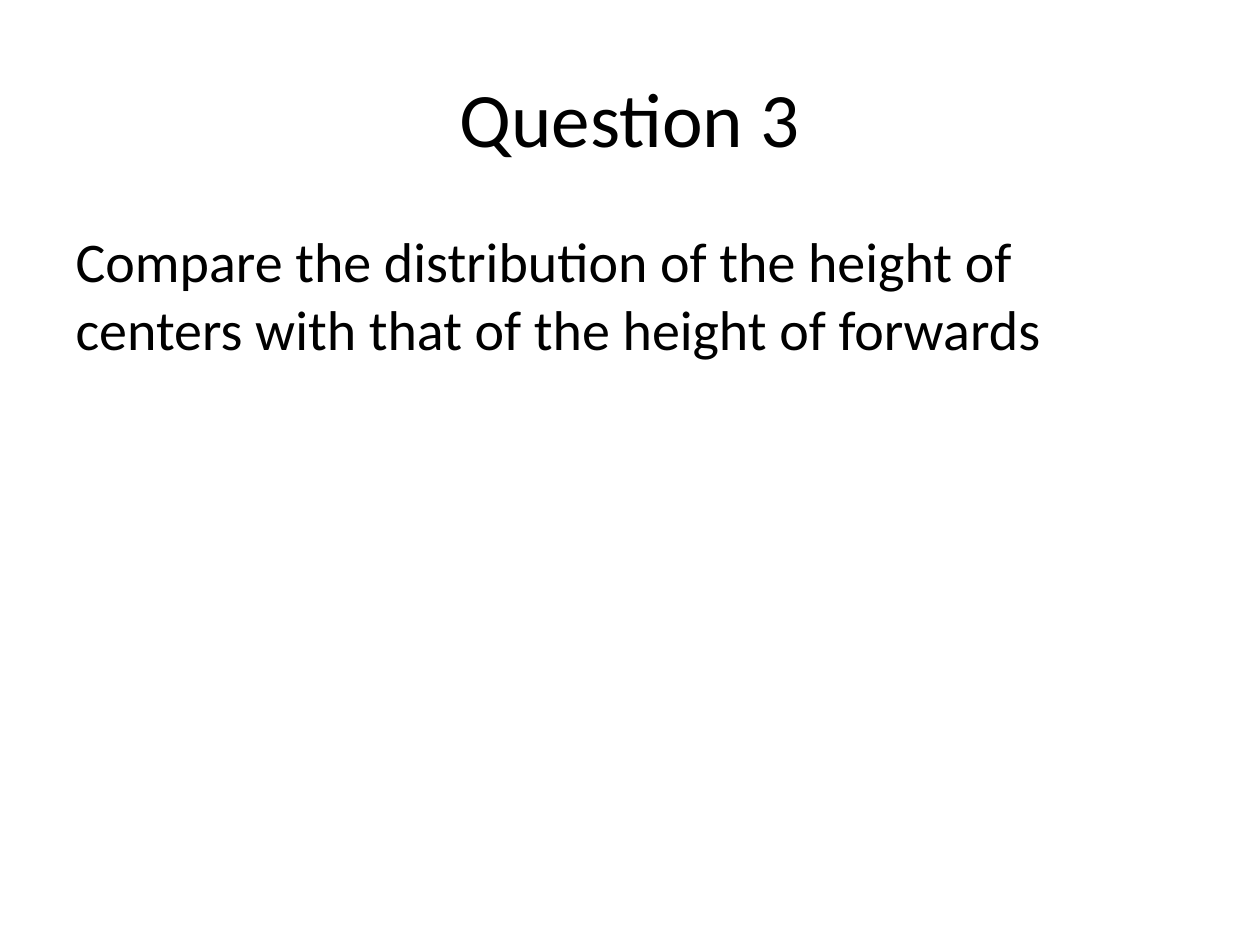
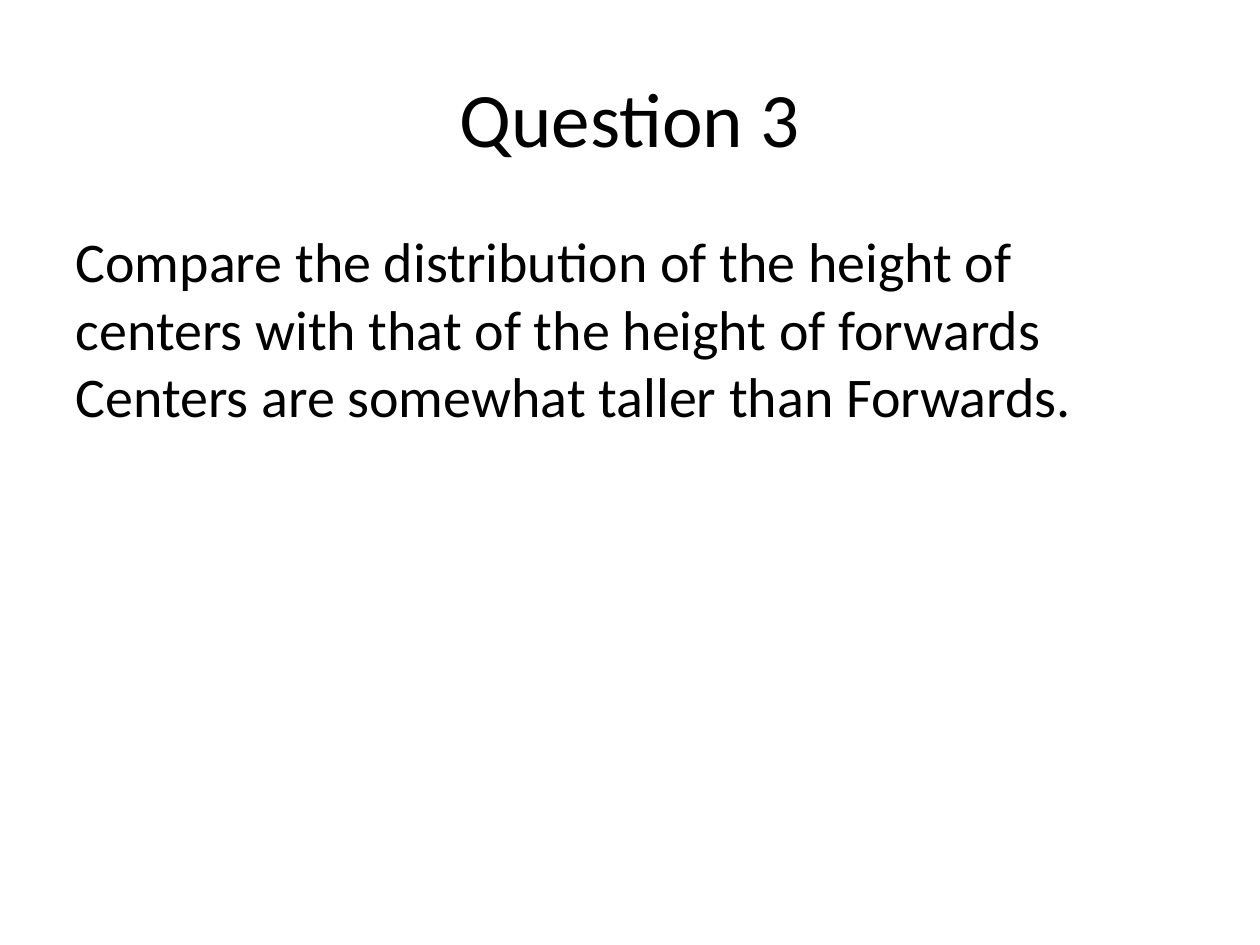
Before and after one commit to rmpalmer/MDS-6306-Doing-Data-Science-Fall-2019, a slide deck: slide 5 of Unit 2/Richard_Palmer_LiveSession_2.pptx (slide 6 before the commit). Drawn at 1260x945 pixels with LibreOffice and Linux fonts; fonts in the diff are those of the drawing. Boxes give left, top, right and bottom in pixels: in the first picture for what was removed or moved away, otherwise in the second. Text is boxed around its words. In the diff, an @@ line names an element or a change of style, - is before the commit and + after.

```diff
--- a/Unit 2/Richard_Palmer_LiveSession_2.pptx
+++ b/Unit 2/Richard_Palmer_LiveSession_2.pptx
@@ text at box(76, 243, 1071, 418): text changed @@
-Compare the distribution of the height of centers with that of the height of forwards
+Compare the distribution of the height of centers with that of the height of forwards Centers are somewhat taller than Forwards.
```
Also in this commit, not shown: 7 other slides changed, 1 slide added, 6 slides removed, 1 other file.
